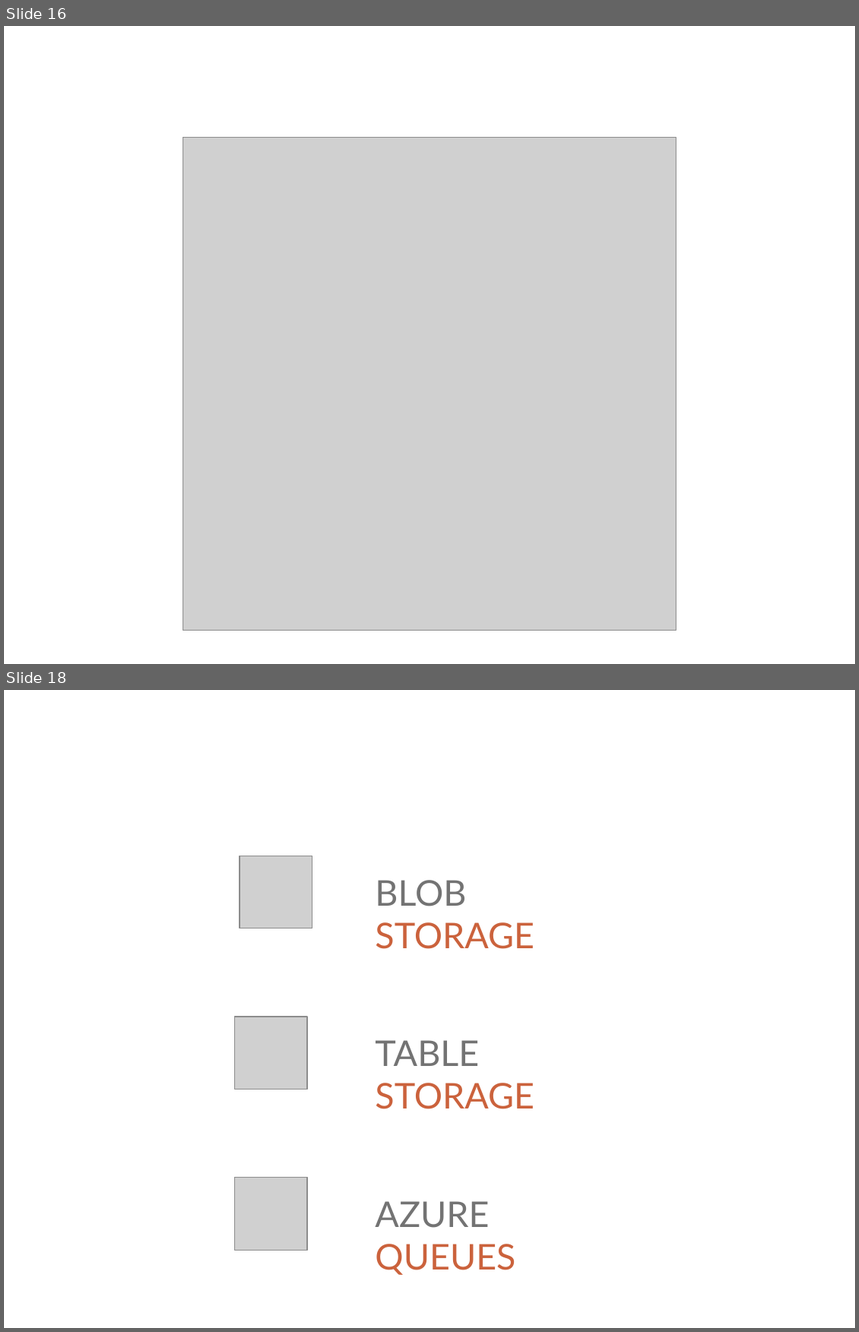
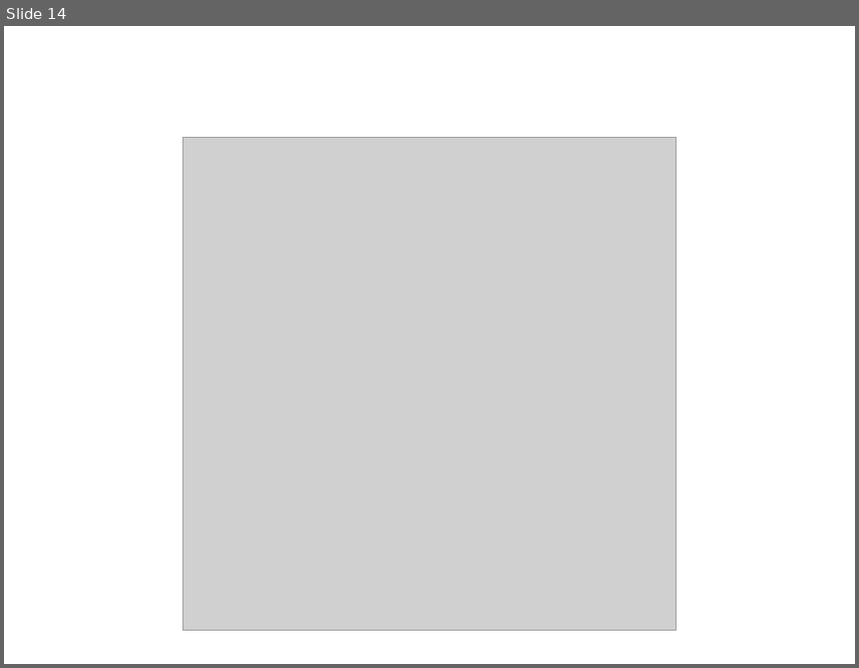
Before and after one commit to ritasker/Presentations-Archive, a slide deck: Current/Azure The Good Parts Web Apps/AzureTheGoodParts-WebApps.pptx. Shown one above the other, each under a label of ours: slides 16 and 18 before the commit, slide 14 after it; the slides between them are not shown. The pictures are 859x1332 and 859x668 pixels, drawn with LibreOffice and Linux fonts; fonts in the diff are those of the drawing; grey boxes stand for pictures; background and template pictures are left out. Boxes give left, top, right and bottom in pixels: in the first picture for what was removed or moved away, otherwise in the second. Text is boxed around its words. In the diff, an @@ line names an element or a change of style, - is before the commit and + after.

Commit message:
Archived old presentations. Started resturcturing Azure the Good Parts.

```diff
--- a/Current/Azure The Good Parts Web Apps/AzureTheGoodParts-WebApps.pptx
+++ b/Current/Azure The Good Parts Web Apps/AzureTheGoodParts-WebApps.pptx
@@ slide 18 removed at box(4, 690, 855, 1328), background picture (left out) @@
@@ picture removed at box(240, 856, 312, 929) @@
@@ text removed at box(375, 880, 534, 949) @@
-BLOB STORAGE
@@ picture removed at box(235, 1017, 307, 1089) @@
@@ text removed at box(375, 1040, 534, 1110) @@
-TABLE STORAGE
@@ picture removed at box(235, 1178, 307, 1250) @@
@@ text removed at box(375, 1201, 515, 1275) @@
-AZURE QUEUES
@@ what was slide 16 is now slide 14 @@
```
Also in this commit, not shown: 1 slide changed, 1 slide added, 9 other slides removed, 58 other files.
